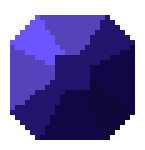
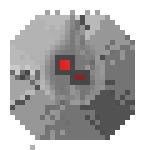
Two versions of the same layered image (145px x 150px). Layer-by-layer changes:
showed "New Layer#1", painted on it over <box>40,15,105,105</box>
painted on "New Layer" over <box>10,10,135,150</box>
